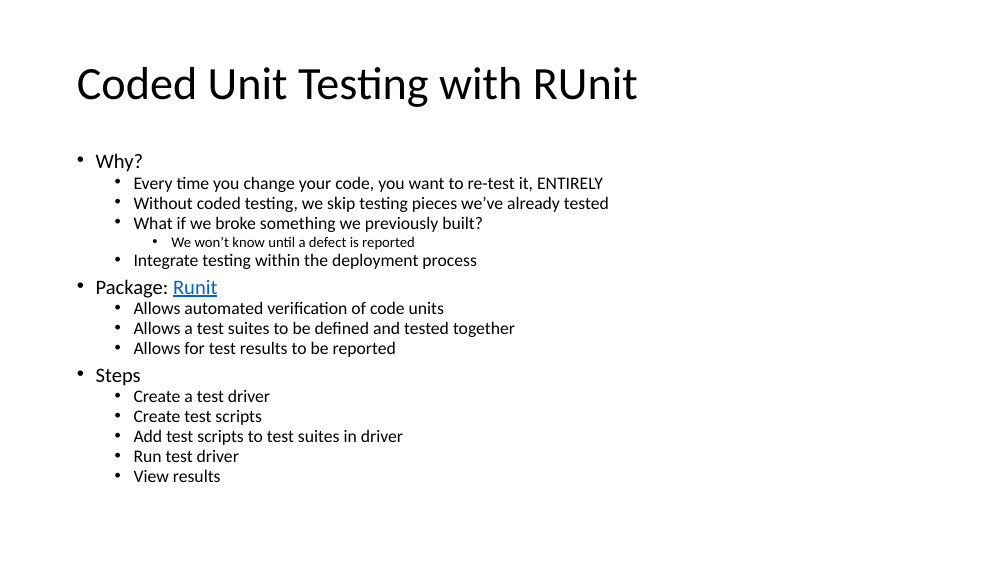
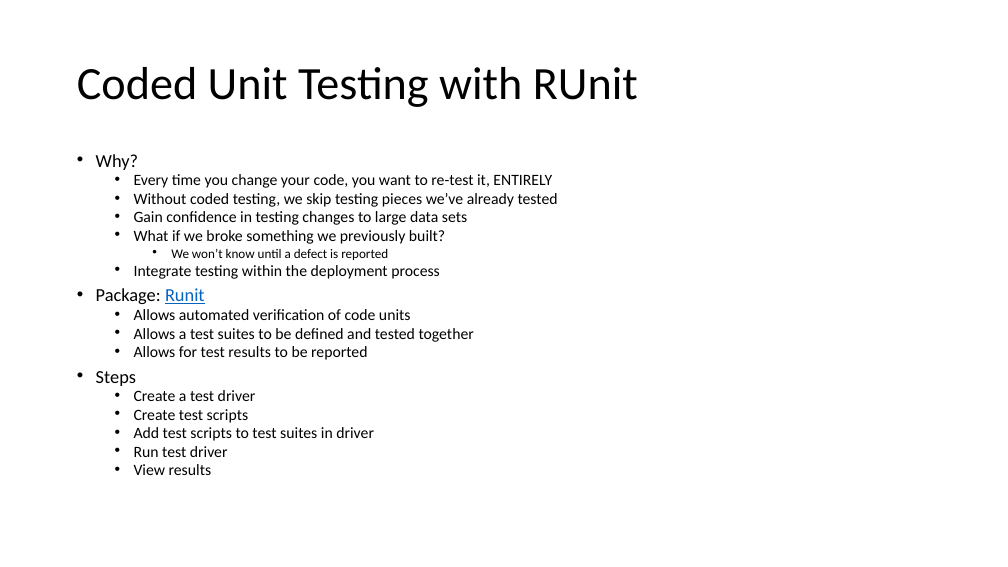
Before and after one commit to donaldsawyer/Demos, a slide deck: slide 5 of tcrug/unit_testing/tcrug_runit_2016_01_21.pptx (slide 4 before the commit). Drawn at 1008x567 pixels with LibreOffice and Linux fonts; fonts in the diff are those of the drawing. Boxes give left, top, right and bottom in pixels: in the first picture for what was removed or moved away, otherwise in the second. Text is boxed around its words. In the diff, an @@ line names an element or a change of style, - is before the commit and + after.

```diff
--- a/tcrug/unit_testing/tcrug_runit_2016_01_21.pptx
+++ b/tcrug/unit_testing/tcrug_runit_2016_01_21.pptx
@@ text at box(96, 154, 558, 475): size 19.6 to 17.5 pt in "Why?", "Package: Runit", "Steps"; size 16.8 to 15 pt in "Every time you change your code, you ...", "Without coded testing, we skip testing pieces ...", "What if we broke something we previously ...", "Integrate testing within the deployment process" and 8 more places; size 14 to 12.5 pt in "We won’t know until a defect is ..." @@
@@ text at box(134, 211, 467, 225): paragraph added @@
+  • Gain confidence in testing changes to large data sets
```
Also in this commit, not shown: 4 other slides changed, 3 slides added, 6 other files.
